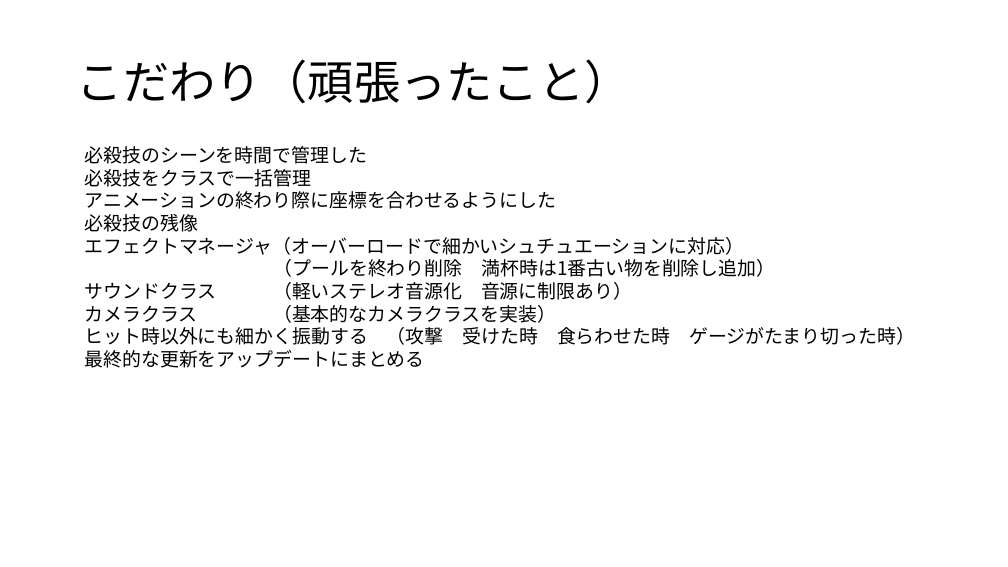
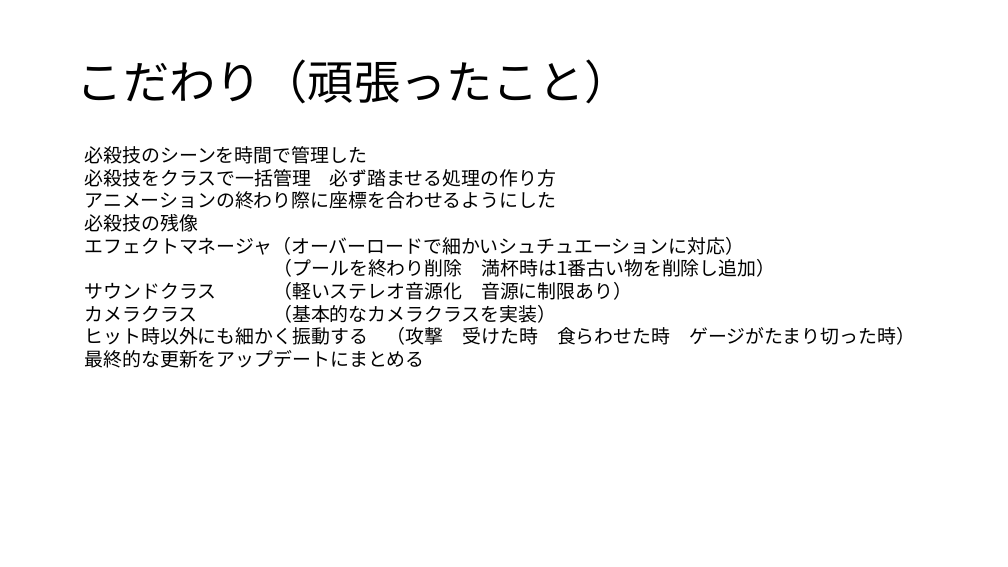
Before and after one commit to ryo-cpu/Camera, a slide deck: slide 7 of 概要書.pptx. Drawn at 1008x567 pixels with LibreOffice and Linux fonts; fonts in the diff are those of the drawing. Boxes give left, top, right and bottom in pixels: in the first picture for what was removed or moved away, otherwise in the second. Text is boxed around its words. In the diff, an @@ line names an element or a change of style, - is before the commit and + after.

```diff
--- a/概要書.pptx
+++ b/概要書.pptx
@@ text at (85, 169, 556, 187): text changed @@
-必殺技をクラスで一括管理
+必殺技をクラスで一括管理 必ず踏ませる処理の作り方
```
Also in this commit, not shown: 4 other slides changed, 3 other files.
